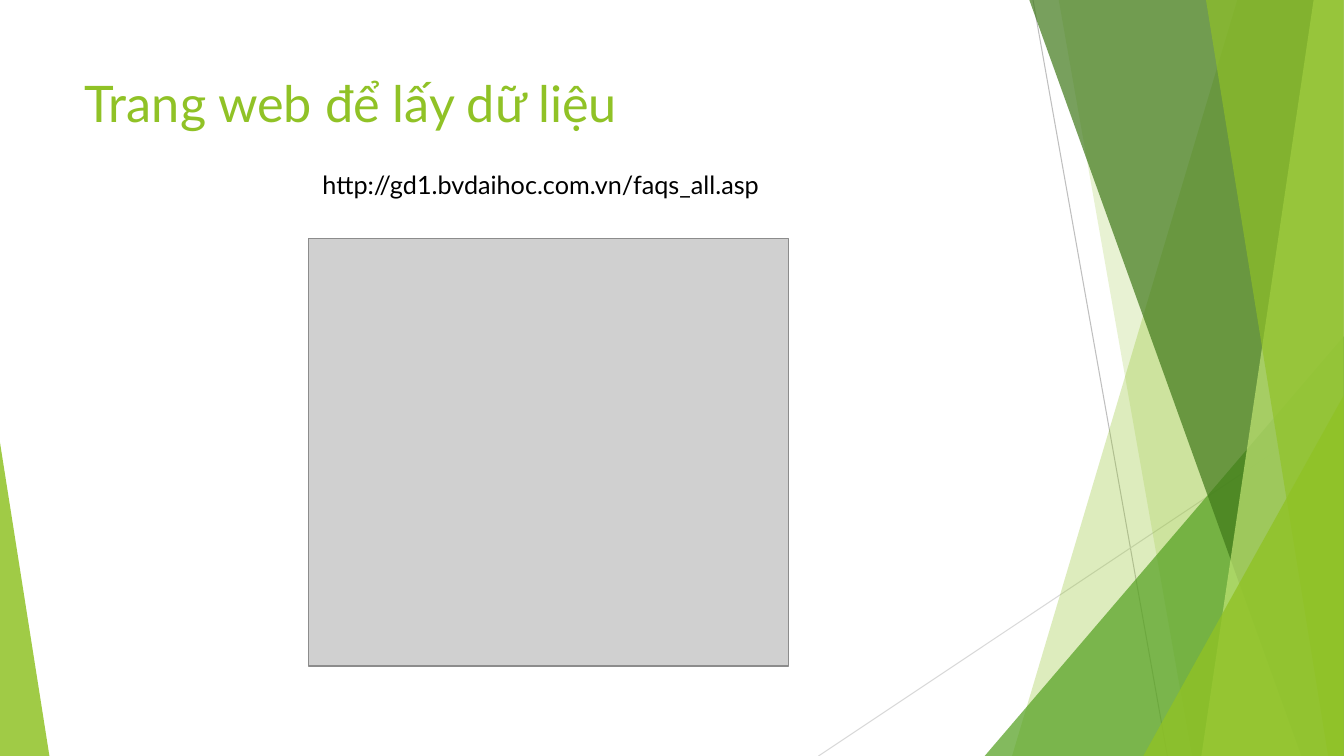
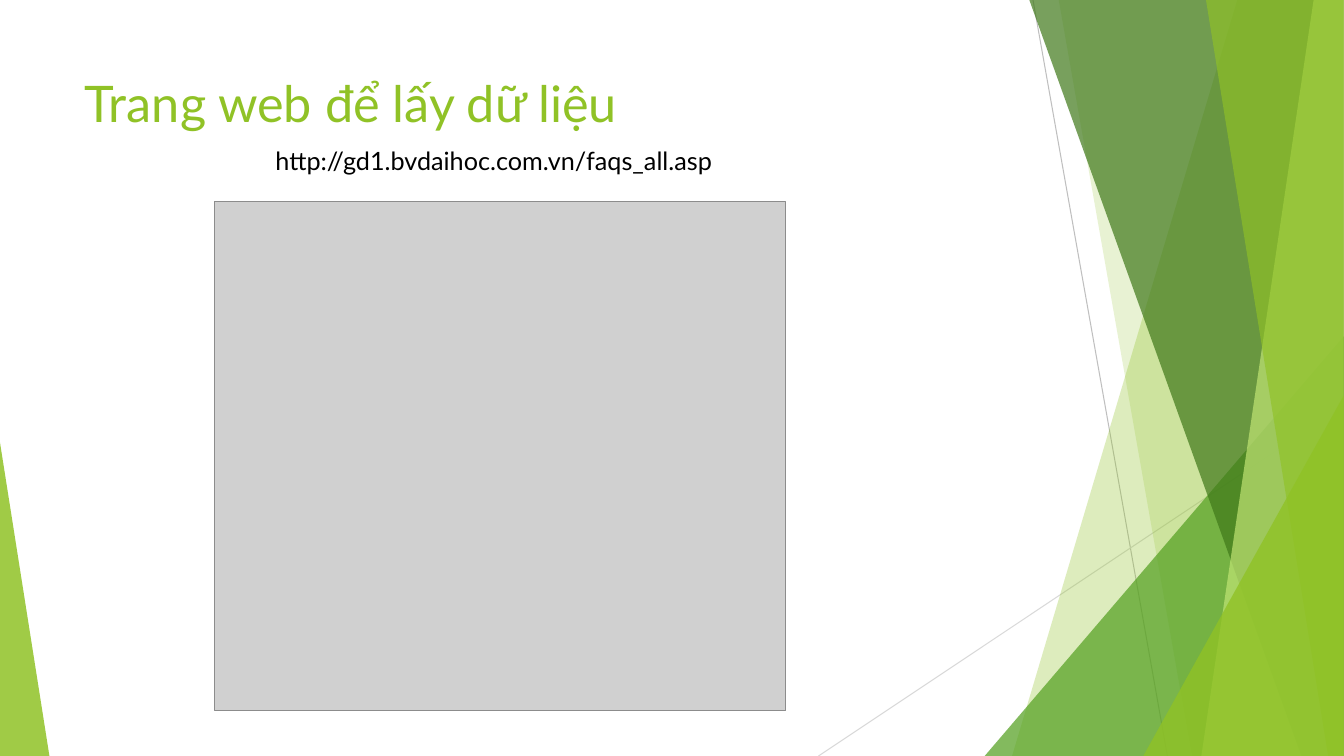
Before and after one commit to NhanCode/DataScienceFinalProject, a slide deck: slide 3 of DACK_Slide.pptx. Drawn at 1344x756 pixels with LibreOffice and Linux fonts; fonts in the diff are those of the drawing; grey boxes stand for pictures. Boxes give left, top, right and bottom in pixels: in the first picture for what was removed or moved away, otherwise in the second. Text is boxed around its words. In the diff, an @@ line names an element or a change of style, - is before the commit and + after.

```diff
--- a/DACK_Slide.pptx
+++ b/DACK_Slide.pptx
@@ text "http://gd1.bvdaihoc.com.vn/faqs_all.asp": place and size @@
-text "http://gd1.bvdaihoc.com.vn/faqs_all.asp" at (322,175,758,198)
+text "http://gd1.bvdaihoc.com.vn/faqs_all.asp" at (275,151,711,174)
@@ picture: place and size @@
-picture at (309,238,788,665)
+picture at (215,202,785,711)
```
Also in this commit, not shown: 3 other slides changed, 9 slides added, 1 other file.
